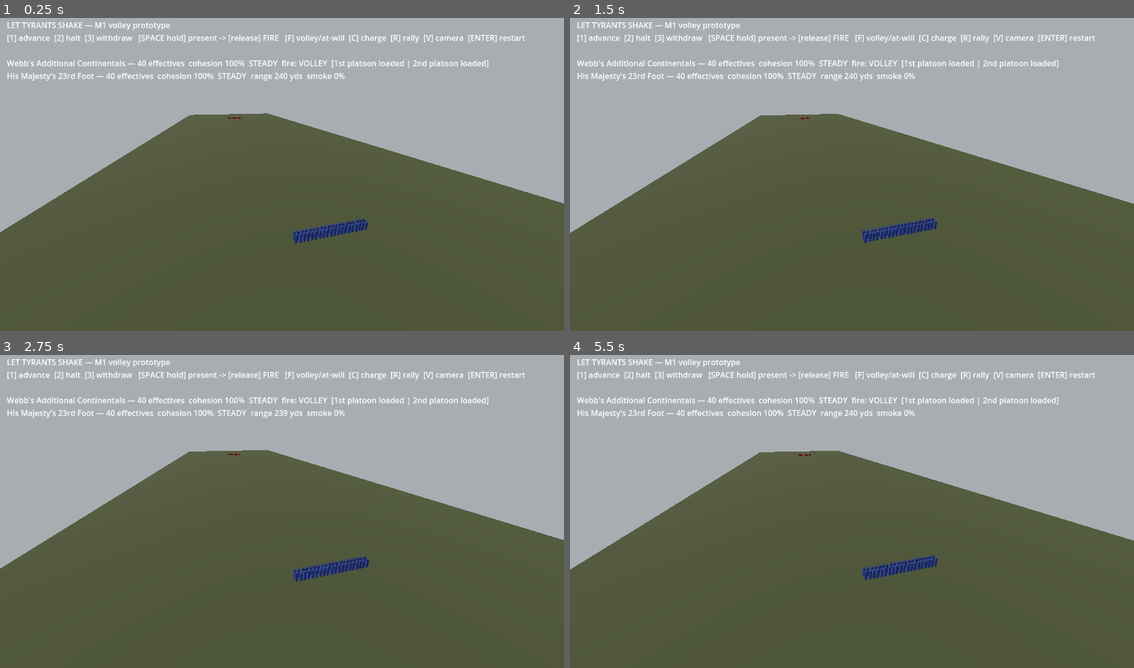
Above: before the commit, frames 1-4 (two rows, left to right).
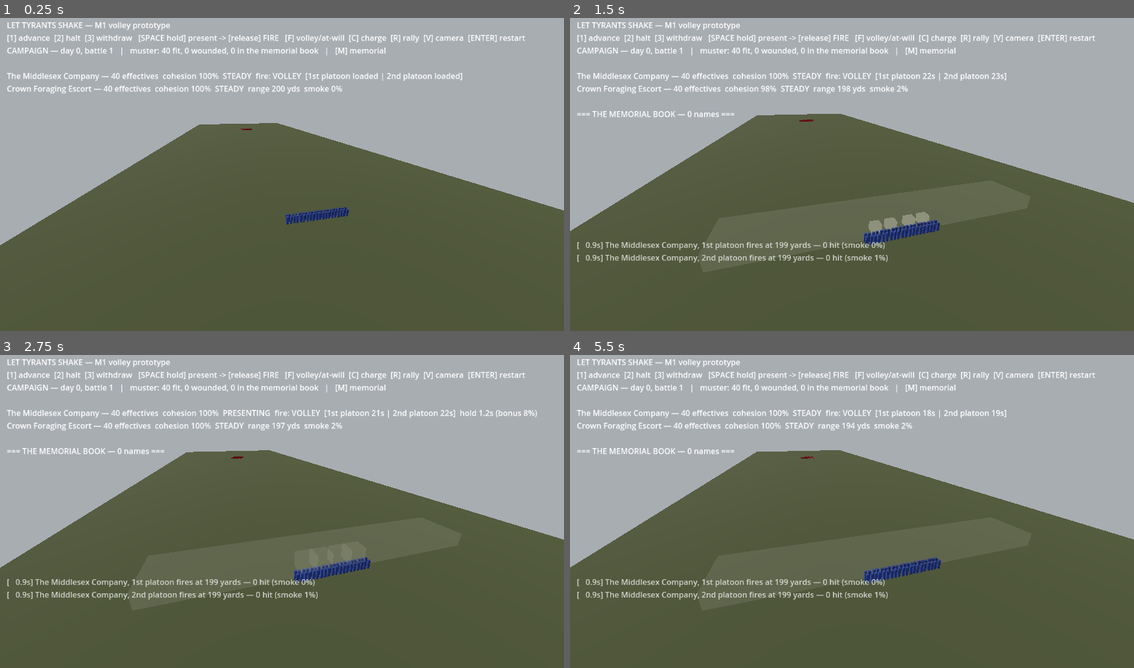
Above: after the commit, the same moments.

Repository: brassica-research/AmGameDev
Game: Godot game, scene res://scenes/main.tscn
Two runs of this game, one before a commit and one after it. Both use one fixed random seed, a clock stepped at 60 frames per second and the inputs below.
Inputs:
- Up to frame 1 (0.25 s): no input
- Up to frame 2 (1.5 s): tap Enter at 0.5, 0.8, 1.35 s; tap M at 0.6 s; tap Space at 0.77 s
- Up to frame 3 (2.75 s): tap Space at 1.52 s; tap M at 1.55, 2.1 s; tap Enter at 2.3 s
- Up to frame 4 (5.5 s): tap Enter at 2.85, 3.8, 5.3 s; tap Space at 3.02, 3.77, 4.52 s; tap M at 3.05, 4.55 s; tap 1 at 3.6 s; tap 2 at 4.35 s; tap 3 at 5.1 s

The runs differ from the first frame. In frame 1, 6.5% of the frame differs, in the area x 0-100%, y 9-73%; in frame 2, 4.8%; in frame 3, 5.2%; in frame 4, 4.6%.

Commit message:
The muster roll: persistent named soldiers, permadeath, and the campaign loop
The Tears-of-Metal core, made real (docs/02 'The brigade'):

- src/campaign/roster.gd: the persistent company - soldiers generated
  with names (including documented Black patriots' given names), home
  towns, ages, enlistment dates, and traits; a memorial book that only
  grows; wound recovery that heals or kills after weeks in camp;
  battle-earned veterancy (2/5/9 battles -> Drilled/Regular/Veteran)
- Company drill is the average of its standing soldiers' earned drill:
  losing veterans mechanically weakens the line, the design's central
  hook, now covered by a test
- Battles borrow the roster's actual SimSoldier objects by reference -
  every casualty the sim inflicts is already on the muster roll when
  the smoke clears (Brigade.from_roster)
- GameState reworked as campaign keeper: save/load to
  user://muster_roll.json with backup-on-every-write (docs/07 sacred-
  file rule), saved RNG stream so a reloaded campaign continues
  exactly, battle seeds drawn from the stream (quitting mid-battle
  replays the same battle)
- Manual play now defaults to the campaign: battle -> after-action
  butcher's bill by name -> ENTER -> fourteen days in camp (wounds
  mend or don't, recruits fill the ranks) -> march again; M opens the
  memorial book; no mid-battle restarts - the roll is the roll
- Four new headless tests: casualty flow-back by reference, veterancy
  and drill degradation, deterministic wound recovery, byte-identical
  save/load round trip

Co-Authored-By: Claude Fable 5 <noreply@anthropic.com>
Claude-Session: https://claude.ai/code/session_011s6bQt1Uq6U6CpxEsZ7XW3

Diff:
--- /dev/null
+++ b/game/src/campaign/roster.gd
@@ -0,0 +1,201 @@
+class_name Roster
+extends RefCounted
+## The muster roll: the persistent company of named soldiers that is the
+## game's emotional ledger (docs/02 "The brigade"). Battles borrow the
+## ACTUAL SimSoldier objects, so casualties flow back here by reference;
+## after-action moves the dead to the memorial book — permanently.
+## Pure logic, no Nodes, no autoload dependencies: fully testable headless.
+
+## Period-plausible pools; production replaces these with sampling from
+## digitized muster rolls (docs/02). Names include documented Black
+## patriots' given names (Prince, Cato, Cuff, Salem — see docs/04).
+const GIVEN := ["Ebenezer", "Josiah", "Amos", "Silas", "Prince", "Cato",
+	"Nathan", "Elijah", "Asa", "Jonas", "Seth", "Reuben", "Cuff", "Salem",
+	"Isaac", "Moses", "Levi", "Jabez", "Obadiah", "Peleg", "Zadok",
+	"William", "John", "Thomas", "Samuel", "Joseph", "Benjamin", "David",
+	"Jonathan", "Timothy", "Abner", "Caleb", "Eli", "Ezra", "Gideon",
+	"Hezekiah", "Israel", "Nathaniel", "Oliver", "Phineas", "Solomon"]
+const SURNAMES := ["Parker", "Hosmer", "Buttrick", "Davis", "Munroe",
+	"Estabrook", "Whittemore", "Barrett", "Brown", "Hayward", "Salem",
+	"Prescott", "Glover", "Hale", "Warren", "Dawes", "Cooper", "Tidd",
+	"Adams", "Bailey", "Chandler", "Cutler", "Eaton", "Fiske", "Gould",
+	"Harrington", "Ingalls", "Jewett", "Kimball", "Lawrence", "Mead",
+	"Nutting", "Osgood", "Pratt", "Reed", "Stearns", "Thorp", "Upham",
+	"Varnum", "Wheeler", "Wyman"]
+const TOWNS := ["Acton", "Concord", "Lexington", "Woburn", "Sudbury",
+	"Bedford", "Lincoln", "Menotomy", "Cambridge", "Charlestown",
+	"Watertown", "Medford", "Danvers", "Beverly", "Marblehead", "Salem",
+	"Roxbury", "Dorchester", "Braintree", "Chelmsford"]
+const TRAITS := ["marksman", "steady", "mariner", "old soldier",
+	"fifer", "drummer", "quick hands", "strong as an ox"]
+
+const TRAIT_CHANCE := 0.22
+const DIE_OF_WOUNDS_CHANCE := 0.12
+## Battles survived -> earned drill (docs/02: Green -> Drilled ->
+## Veteran -> Old Guard track, mapped onto Formation.Drill).
+const VETERANCY_TIERS := [
+	[9, Formation.Drill.VETERAN],
+	[5, Formation.Drill.REGULAR],
+	[2, Formation.Drill.DRILLED],
+]
+
+var company_name := ""
+var day := 0                    # campaign day counter
+var founded_seed := 0
+var soldiers: Array[SimSoldier] = []
+var memorial: Array[Dictionary] = []   # the book of the dead — never shrinks
+var _next_id := 0
+
+
+static func muster_new(name: String, count: int, seed_value: int) -> Roster:
+	var r := Roster.new()
+	r.company_name = name
+	r.founded_seed = seed_value
+	var rng := RandomNumberGenerator.new()
+	rng.seed = seed_value
+	for i in count:
+		r.soldiers.append(r._generate(rng))
+	return r
+
+
+func _generate(rng: RandomNumberGenerator) -> SimSoldier:
+	var s := SimSoldier.new()
+	s.id = _next_id
+	_next_id += 1
+	s.given_name = GIVEN[rng.randi() % GIVEN.size()]
+	s.surname = SURNAMES[rng.randi() % SURNAMES.size()]
+	s.home_town = TOWNS[rng.randi() % TOWNS.size()]
+	s.age = 16 + int(pow(rng.randf(), 1.5) * 29.0)  # young army, some greybeards
+	s.enlisted = "campaign day %d" % day
+	if rng.randf() < TRAIT_CHANCE:
+		s.traits.append(TRAITS[rng.randi() % TRAITS.size()])
+	return s
+
+
+func fit_soldiers() -> Array[SimSoldier]:
+	var out: Array[SimSoldier] = []
+	for s in soldiers:
+		if s.status == SimSoldier.Status.FIT:
+			out.append(s)
+	return out
+
+
+func fit_count() -> int:
+	return fit_soldiers().size()
+
+
+func wounded_count() -> int:
+	var n := 0
+	for s in soldiers:
+		if s.status == SimSoldier.Status.WOUNDED:
+			n += 1
+	return n
+
+
+## The company's fighting quality is its soldiers': the average earned
+## drill of the men actually standing. Losing veterans LOWERS this —
+## the Tears-of-Metal hook, made mechanical (docs/01 pillar 1).
+func company_drill() -> int:
+	var fit := fit_soldiers()
+	if fit.is_empty():
+		return Formation.Drill.MILITIA
+	var total := 0
+	for s in fit:
+		total += s.drill_level
+	return clampi(int(float(total) / float(fit.size())), 0, Formation.Drill.VETERAN)
+
+
+## The butcher's bill. `fought` is the battle brigade's soldier list —
+## the same objects, already status-marked by the sim. Returns a report
+## for the after-action screen.
+func apply_after_action(fought: Array[SimSoldier], rng: RandomNumberGenerator) -> Dictionary:
+	var killed: Array[String] = []
+	var wounded: Array[String] = []
+	for s in fought:
+		match s.status:
+			SimSoldier.Status.DEAD:
+				killed.append("%s of %s, aged %d" % [s.display_name(), s.home_town, s.age])
+				_bury(s, "killed in action, campaign day %d" % day)
+			SimSoldier.Status.WOUNDED:
+				s.recovery_days = 14 + rng.randi_range(0, 45)
+				s.battles += 1
+				wounded.append("%s (%d weeks)" % [s.display_name(), ceili(float(s.recovery_days) / 7.0)])
+			SimSoldier.Status.FIT:
+				s.battles += 1
+	_update_veterancy()
+	return {
+		"killed": killed,
+		"wounded": wounded,
+		"fit": fit_count(),
+		"wounded_total": wounded_count(),
+		"drill": company_drill(),
+		"memorial_total": memorial.size(),
+	}
+
+
+## Camp time: wounds close or kill; the campaign calendar advances.
+func advance_days(days: int, rng: RandomNumberGenerator) -> void:
+	day += days
+	for s in soldiers.duplicate():  # _bury() may remove entries
+		if s.status != SimSoldier.Status.WOUNDED:
+			continue
+		s.recovery_days -= days
+		if s.recovery_days <= 0:
+			if rng.randf() < DIE_OF_WOUNDS_CHANCE:
+				s.status = SimSoldier.Status.DEAD
+				_bury(s, "died of wounds, campaign day %d" % day)
+			else:
+				s.status = SimSoldier.Status.FIT
+				s.recovery_days = 0
+
+
+## Fresh men from the recruiting party: green, unknown, and about to
+## stand next to veterans who remember everyone they've replaced.
+func recruit(count: int, rng: RandomNumberGenerator) -> Array[String]:
+	var names: Array[String] = []
+	for i in count:
+		var s := _generate(rng)
+		soldiers.append(s)
+		names.append(s.display_name())
+	return names
+
+
+func _bury(s: SimSoldier, fate: String) -> void:
+	var d := s.to_dict()
+	d["fate"] = fate
+	memorial.append(d)
+	soldiers.erase(s)
+
+
+func _update_veterancy() -> void:
+	for s in soldiers:
+		for tier in VETERANCY_TIERS:
+			if s.battles >= int(tier[0]):
+				s.drill_level = maxi(s.drill_level, int(tier[1]))
+				break
+
+
+func to_dict() -> Dictionary:
+	var soldier_dicts: Array = []
+	for s in soldiers:
+		soldier_dicts.append(s.to_dict())
+	return {
+		"company_name": company_name,
+		"day": day,
+		"founded_seed": founded_seed,
+		"next_id": _next_id,
+		"soldiers": soldier_dicts,
+		"memorial": memorial,
+	}
+
+
+static func from_dict(d: Dictionary) -> Roster:
+	var r := Roster.new()
+	r.company_name = d.get("company_name", "")
+	r.day = int(d.get("day", 0))
+	r.founded_seed = int(d.get("founded_seed", 0))
+	r._next_id = int(d.get("next_id", 0))
+	for sd in d.get("soldiers", []):
+		r.soldiers.append(SimSoldier.from_dict(sd))
+	r.memorial.assign(d.get("memorial", []))
+	return r
--- a/game/src/combat/brigade.gd
+++ b/game/src/combat/brigade.gd
@@ -18,6 +18,17 @@
 var formation := Formation.new()
 var cohesion: float = 1.0
 var volleys_fired: int = 0
+
+
+## Wrap a persistent roster for battle: the SAME SimSoldier objects, so
+## every casualty the sim inflicts is already on the muster roll when
+## the smoke clears (docs/02: the muster roll is the emotional ledger).
+static func from_roster(roster: Roster) -> Brigade:
+	var b := Brigade.new()
+	b.display_name = roster.company_name
+	b.soldiers = roster.fit_soldiers()
+	b.formation.drill = roster.company_drill()
+	return b
 
 
 static func muster_company(name: String, count: int, drill_level: int,
--- a/game/src/combat/formation.gd
+++ b/game/src/combat/formation.gd
@@ -10,6 +10,8 @@
 ## changes shape. Valley Forge's von Steuben questline literally raises
 ## this (docs/02, docs/03 mission 2.H2).
 enum Drill { MILITIA, DRILLED, REGULAR, VETERAN }
+
+const DRILL_NAMES := ["Militia", "Drilled", "Regular", "Veteran"]
 
 ## Seconds to change formation shape, by drill level. Militia reforming
 ## under fire is where battles are lost.
--- a/game/src/combat/soldier.gd
+++ b/game/src/combat/soldier.gd
@@ -10,11 +10,13 @@
 var given_name: String
 var surname: String
 var home_town: String = ""
+var age: int = 20
 var enlisted: String = ""       # ISO date; enlistments EXPIRE (docs/02)
 var enlistment_ends: String = ""
 var drill_level: int = 0        # Formation.Drill
 var status: int = Status.FIT
 var battles: int = 0
+var recovery_days: int = 0      # for WOUNDED: days until fit (or the grave)
 var traits: Array[String] = []  # e.g. "marksman", "mariner", "steady"
 
 
@@ -25,9 +27,10 @@
 func to_dict() -> Dictionary:
 	return {
 		"id": id, "given_name": given_name, "surname": surname,
-		"home_town": home_town, "enlisted": enlisted,
+		"home_town": home_town, "age": age, "enlisted": enlisted,
 		"enlistment_ends": enlistment_ends, "drill_level": drill_level,
-		"status": status, "battles": battles, "traits": traits,
+		"status": status, "battles": battles,
+		"recovery_days": recovery_days, "traits": traits,
 	}
 
 
@@ -37,10 +40,12 @@
 	s.given_name = d.get("given_name", "")
 	s.surname = d.get("surname", "")
 	s.home_town = d.get("home_town", "")
+	s.age = int(d.get("age", 20))
 	s.enlisted = d.get("enlisted", "")
 	s.enlistment_ends = d.get("enlistment_ends", "")
 	s.drill_level = int(d.get("drill_level", 0))
 	s.status = int(d.get("status", Status.FIT))
 	s.battles = int(d.get("battles", 0))
+	s.recovery_days = int(d.get("recovery_days", 0))
 	s.traits.assign(d.get("traits", []))
 	return s
--- a/game/src/core/game_state.gd
+++ b/game/src/core/game_state.gd
@@ -1,51 +1,112 @@
 extends Node
-## Autoload: the campaign's persistent state. The muster roll is the
-## sacred object — the game's emotional ledger (docs/02-game-design.md).
-## Everything here must be serializable to versioned JSON.
+## Autoload: the campaign's persistent state and its file IO. The muster
+## roll is the sacred object (docs/02, docs/07): it is backed up on
+## every write, and the dead are never deleted. All campaign randomness
+## flows through one seeded, state-saved RNG so a reloaded campaign
+## continues exactly where it left off.
 
-const SAVE_VERSION := 1
+const SAVE_VERSION := 2
+const SAVE_PATH := "user://muster_roll.json"
+const BACKUP_PATH := "user://muster_roll.backup.json"
+const COMPANY_STRENGTH := 40
 
-## The player's persistent army: Array of soldier dictionaries
-## (see Brigade/SimSoldier for the runtime form). Names, enlistment
-## dates, drill level, wounds, fate. Dead soldiers move to memorial_roll
-## and NEVER get deleted.
-var muster_roll: Array[Dictionary] = []
-var memorial_roll: Array[Dictionary] = []
-
-## Campaign position & flags.
-var current_mission_id: String = ""
-var campaign_flags: Dictionary = {}  # e.g. {"path_b_saratoga": true, "inoculated": true}
+var roster: Roster = null
+var battles_fought := 0
+var campaign_rng := RandomNumberGenerator.new()
 
 ## Economy (docs/02): hard money vs depreciating Continental paper.
-var specie: int = 0
-var continental_dollars: int = 0
-var paper_exchange_rate: float = 1.0  # rises act by act — inflation as history
+## Wired into the hub loop in a later milestone; persisted now.
+var specie := 0
+var continental_dollars := 0
+var paper_exchange_rate := 1.0
 
 
-func record_death(soldier: Dictionary, mission_id: String, date: String) -> void:
-	soldier["fate"] = {"mission": mission_id, "date": date}
-	memorial_roll.append(soldier)
+## Load the saved campaign, or found a new company if none exists.
+func ensure_campaign() -> void:
+	if roster != null:
+		return
+	if _load():
+		return
+	new_campaign(int(Time.get_unix_time_from_system()) & 0x7FFFFFFF)
 
 
-func to_save_dict() -> Dictionary:
-	return {
+func new_campaign(seed_value: int) -> void:
+	campaign_rng.seed = seed_value
+	roster = Roster.muster_new("The Middlesex Company", COMPANY_STRENGTH, seed_value)
+	battles_fought = 0
+	save()
+
+
+## Each engagement's sim seed comes from the campaign stream — and the
+## stream's state is saved at after-action, so quitting mid-battle
+## replays the SAME battle, not a fresh roll of the dice.
+func next_battle_seed() -> int:
+	return int(campaign_rng.randi())
+
+
+## After-action: apply the butcher's bill to the roster and persist.
+func finish_battle(sim: BattleSim) -> Dictionary:
+	var pc := sim.get_company("continentals")
+	var report := roster.apply_after_action(pc.brigade.soldiers, campaign_rng)
+	battles_fought += 1
+	report["battle"] = battles_fought
+	report["victory"] = sim.winner_side == 0
+	save()
+	return report
+
+
+## Camp between engagements: wounds close or kill, recruits fill the
+## ranks back toward strength — green men beside the veterans.
+func rest_and_refit(days: int) -> Array[String]:
+	roster.advance_days(days, campaign_rng)
+	var need := COMPANY_STRENGTH - roster.soldiers.size()
+	var recruits: Array[String] = []
+	if need > 0:
+		recruits = roster.recruit(need, campaign_rng)
+	save()
+	return recruits
+
+
+func save() -> void:
+	if roster == null:
+		return
+	var data := {
 		"version": SAVE_VERSION,
-		"muster_roll": muster_roll,
-		"memorial_roll": memorial_roll,
-		"current_mission_id": current_mission_id,
-		"campaign_flags": campaign_flags,
+		"battles_fought": battles_fought,
+		"rng_seed": campaign_rng.seed,
+		"rng_state": campaign_rng.state,
 		"specie": specie,
 		"continental_dollars": continental_dollars,
 		"paper_exchange_rate": paper_exchange_rate,
+		"roster": roster.to_dict(),
 	}
+	# The sacred-file rule (docs/07): back up before every write.
+	if FileAccess.file_exists(SAVE_PATH):
+		DirAccess.copy_absolute(ProjectSettings.globalize_path(SAVE_PATH),
+			ProjectSettings.globalize_path(BACKUP_PATH))
+	var f := FileAccess.open(SAVE_PATH, FileAccess.WRITE)
+	if f == null:
+		push_error("GameState: cannot write %s" % SAVE_PATH)
+		return
+	f.store_string(JSON.stringify(data, "\t"))
 
 
-func load_save_dict(data: Dictionary) -> void:
+func _load() -> bool:
+	if not FileAccess.file_exists(SAVE_PATH):
+		return false
+	var f := FileAccess.open(SAVE_PATH, FileAccess.READ)
+	if f == null:
+		return false
+	var data: Variant = JSON.parse_string(f.get_as_text())
+	if data is not Dictionary:
+		push_error("GameState: corrupt save — see %s for the backup" % BACKUP_PATH)
+		return false
 	# Version migrations live here as the schema evolves.
-	muster_roll.assign(data.get("muster_roll", []))
-	memorial_roll.assign(data.get("memorial_roll", []))
-	current_mission_id = data.get("current_mission_id", "")
-	campaign_flags = data.get("campaign_flags", {})
+	roster = Roster.from_dict(data.get("roster", {}))
+	battles_fought = int(data.get("battles_fought", 0))
+	campaign_rng.seed = int(data.get("rng_seed", 0))
+	campaign_rng.state = int(data.get("rng_state", 0))
 	specie = int(data.get("specie", 0))
 	continental_dollars = int(data.get("continental_dollars", 0))
 	paper_exchange_rate = float(data.get("paper_exchange_rate", 1.0))
+	return true
--- a/game/src/presentation/battle_scene.gd
+++ b/game/src/presentation/battle_scene.gd
@@ -9,10 +9,13 @@
 ##   SPACE (hold) Present … (release) FIRE
 ##   F toggle volley fire <-> fire at will
 ##   C fix bayonets & charge · R rally
-##   V toggle cinematic camera · ENTER restart
+##   V toggle cinematic camera · M memorial book (campaign)
+##   ENTER: campaign — march again after the after-action; demos — restart
 ##
-## Demo mode (used by the capture workflow): pass user args after `--`,
+## Manual play defaults to the CAMPAIGN: your persistent muster roll
+## fights, bleeds, heals, and is saved (docs/02). Scenario args after `--`:
 ##   --auto                    player company is AI-driven (auto-battle)
+##   --scenario=field          the ephemeral demo battle (no persistence)
 ##   --scenario=night_assault  bayonets-only night storm (Stony Point pattern)
 ##   --lanes=2                 two engagement lanes (four companies)
 ##   --start-range=N           opening distance in yards (field scenario only)
@@ -45,6 +48,9 @@
 var _anim_time := 0.0
 
 var _scenario := "field"
+var _campaign := false
+var _report: Dictionary = {}
+var _show_memorial := false
 var _cinematic := false
 var _shot := SHOT_AERIAL
 var _shot_age := 0.0
@@ -68,11 +74,15 @@
 func _ready() -> void:
 	var args := _parse_user_args()
 	_auto = args.has("auto")
-	_scenario = String(args.get("scenario", "field"))
+	_scenario = String(args.get("scenario", "field" if _auto else "campaign"))
 	_lanes = clampi(int(String(args.get("lanes", "1"))), 1, 2)
 	_quit_after = float(String(args.get("quit-after", "0")))
 	_cinematic = _auto
-	if _scenario == "night_assault":
+	if _scenario == "campaign":
+		_campaign = true
+		GameState.ensure_campaign()
+		sim = BattleSim.create_campaign_skirmish(GameState.next_battle_seed(), GameState.roster)
+	elif _scenario == "night_assault":
 		sim = BattleSim.create_night_assault(17790716, _auto, _lanes)  # July 16, 1779
 		_shot_max_age = 5.0  # the dark cuts faster
 	else:
@@ -114,6 +124,8 @@
 		_update_camera_cinematic(delta)
 	else:
 		_update_camera_follow()
+	if _campaign and sim.over and _report.is_empty():
+		_report = GameState.finish_battle(sim)  # the bill is paid exactly once
 	_update_hud()
 	if _quit_after > 0.0:
 		_elapsed += delta
@@ -160,7 +172,18 @@
 				else:
 					_order("volley_fire")
 			KEY_V: _cinematic = not _cinematic
-			KEY_ENTER: get_tree().reload_current_scene()
+			KEY_M:
+				if _campaign:
+					_show_memorial = not _show_memorial
+			KEY_ENTER:
+				if _campaign:
+					# No mid-battle restarts in the campaign: the roll is
+					# the roll. March again only once the bill is paid.
+					if not _report.is_empty():
+						GameState.rest_and_refit(14)
+						get_tree().reload_current_scene()
+				else:
+					get_tree().reload_current_scene()
 	else:
 		if key.keycode == KEY_SPACE:
 			_order("fire")
@@ -517,6 +540,11 @@
 	if sim.night:
 		var alarm := "THE ALARM IS RAISED" if sim.alarm_raised else "silence — the columns are undiscovered"
 		lines.append("BAYONETS ONLY — night storm, Stony Point pattern   |   %s" % alarm)
+	if _campaign and GameState.roster != null:
+		lines.append("CAMPAIGN — day %d, battle %d   |   muster: %d fit, %d wounded, %d in the memorial book   |   [M] memorial" % [
+			GameState.roster.day, GameState.battles_fought + (1 if _report.is_empty() else 0),
+			GameState.roster.fit_count(), GameState.roster.wounded_count(),
+			GameState.roster.memorial.size()])
 	lines.append("")
 	if pc != null:
 		var hold_txt := "  hold %.1fs (bonus %.0f%%)" % [pc.present_hold, pc.hold_bonus() * 100.0] \
@@ -543,6 +571,33 @@
 			0: lines.append(">>> The field is yours. <<<")
 			1: lines.append(">>> Your line has been driven from the field. <<<")
 			_: lines.append(">>> Nightfall — the action ends in attrition. <<<")
+	if not _report.is_empty():
+		lines.append("")
+		lines.append("--- AFTER ACTION: the butcher's bill ---")
+		var killed: Array = _report["killed"]
+		if killed.is_empty():
+			lines.append("Killed: none — every man answers the next roll call.")
+		else:
+			lines.append("Killed (%d):" % killed.size())
+			for i in mini(killed.size(), 10):
+				lines.append("    %s" % killed[i])
+			if killed.size() > 10:
+				lines.append("    ...and %d more" % (killed.size() - 10))
+		var wounded: Array = _report["wounded"]
+		if not wounded.is_empty():
+			lines.append("Wounded (%d): %s" % [wounded.size(), ", ".join(wounded)])
+		lines.append("Company drill: %s   |   %d fit for duty" % [
+			Formation.DRILL_NAMES[int(_report["drill"])], int(_report["fit"])])
+		lines.append("[ENTER] Fourteen days in camp — the wounded mend or don't, recruits fill the ranks — then march again.")
+	if _show_memorial and _campaign and GameState.roster != null:
+		lines.append("")
+		lines.append("=== THE MEMORIAL BOOK — %d names ===" % GameState.roster.memorial.size())
+		var book := GameState.roster.memorial
+		for i in range(maxi(0, book.size() - 15), book.size()):
+			var entry: Dictionary = book[i]
+			lines.append("    %s %s of %s — %s" % [
+				entry.get("given_name", "?"), entry.get("surname", "?"),
+				entry.get("home_town", "?"), entry.get("fate", "?")])
 	_hud.text = "\n".join(lines)
 	var tail := sim.battle_log.slice(maxi(0, sim.battle_log.size() - 8))
 	_log_label.text = "\n".join(tail)
--- a/game/src/sim/battle_sim.gd
+++ b/game/src/sim/battle_sim.gd
@@ -53,6 +53,26 @@
 		sim.ais.append(BattleAI.new("crown_2"))
 	if auto_player:
 		sim.ais.append(BattleAI.new("continentals"))
+	return sim
+
+
+## Campaign skirmish: the player's PERSISTENT company (the actual
+## roster soldiers, by reference) against a generated opposing force
+## scaled to its strength. Casualties here are forever.
+static func create_campaign_skirmish(seed_value: int, roster: Roster) -> BattleSim:
+	var sim := BattleSim.new()
+	sim.rng.seed = seed_value
+	var player := BattleCompany.new()
+	player.id = "continentals"
+	player.side = 0
+	player.brigade = Brigade.from_roster(roster)
+	player.pos_y = -100.0
+	player.prev_pos_y = -100.0
+	sim.companies.append(player)
+	var count := clampi(roster.fit_count(), 24, 40)
+	sim.companies.append(make_company("crown", 1, "Crown Foraging Escort",
+		count, Formation.Drill.REGULAR, 100.0, sim.rng, 0))
+	sim.ais.append(BattleAI.new("crown"))
 	return sim
 
 
--- a/game/tests/run_tests.gd
+++ b/game/tests/run_tests.gd
@@ -20,6 +20,10 @@
 	_test_night_assault()
 	_test_full_battle_terminates()
 	_test_determinism()
+	_test_roster_lifecycle()
+	_test_veterancy_and_drill()
+	_test_wound_recovery()
+	_test_roster_persistence_roundtrip()
 	print("")
 	print("%d checks, %d failures" % [checks, failures])
 	quit(1 if failures > 0 else 0)
@@ -204,6 +208,95 @@
 	check(h1 != h3, "different seed => different battle")
 
 
+func _test_roster_lifecycle() -> void:
+	print("\n-- Muster roll: battle casualties flow back by reference")
+	var roster := Roster.muster_new("Test Company", 40, 1775)
+	check(roster.soldiers.size() == 40, "forty men answer the founding muster")
+	var ids := {}
+	var ages_ok := true
+	for s in roster.soldiers:
+		ids[s.id] = true
+		if s.age < 16 or s.age > 45:
+			ages_ok = false
+	check(ids.size() == 40, "every soldier has a unique id")
+	check(ages_ok, "ages fall in the enlistment envelope (16-45)")
+	var rng := RandomNumberGenerator.new()
+	rng.seed = 7
+	var brigade := Brigade.from_roster(roster)
+	check(brigade.effectives() == 40, "the battle brigade borrows the fit men")
+	brigade.take_casualties(10, rng)
+	check(roster.fit_count() == 30, "sim casualties land on the roster itself — same objects")
+	var report := roster.apply_after_action(brigade.soldiers, rng)
+	var killed: Array = report["killed"]
+	var wounded: Array = report["wounded"]
+	check(killed.size() + wounded.size() == 10, "the butcher's bill accounts for every man down")
+	check(roster.memorial.size() == killed.size(), "the dead enter the memorial book")
+	check(roster.soldiers.size() == 40 - killed.size(), "the dead leave the muster roll")
+	var battles_counted := true
+	for s in roster.soldiers:
+		if s.battles != 1:
+			battles_counted = false
+	check(battles_counted, "survivors and wounded alike are credited the battle")
+
+
+func _test_veterancy_and_drill() -> void:
+	print("\n-- Veterancy: losing veterans lowers the line")
+	var roster := Roster.muster_new("Vets & Recruits", 40, 42)
+	for i in roster.soldiers.size():
+		roster.soldiers[i].battles = 9 if i < 20 else 0
+	roster._update_veterancy()
+	check(roster.soldiers[0].drill_level == Formation.Drill.VETERAN,
+		"nine battles makes a veteran")
+	check(roster.soldiers[39].drill_level == Formation.Drill.MILITIA,
+		"a green recruit is still militia")
+	var mixed := roster.company_drill()
+	for i in 20:
+		roster.soldiers[i].status = SimSoldier.Status.DEAD
+	var gutted := roster.company_drill()
+	check(mixed > gutted, "kill the veterans and the company's drill rating falls")
+
+
+func _test_wound_recovery() -> void:
+	print("\n-- Hospital: wounds close or kill, deterministically")
+	var roster := Roster.muster_new("Invalids", 20, 99)
+	var rng := RandomNumberGenerator.new()
+	rng.seed = 99
+	for s in roster.soldiers:
+		s.status = SimSoldier.Status.WOUNDED
+		s.recovery_days = 10
+	roster.advance_days(14, rng)
+	var fit := roster.fit_count()
+	var buried := roster.memorial.size()
+	check(fit + buried == 20, "every wounded man either returns or is buried")
+	check(fit > 0, "most wounds heal")
+	check(roster.day == 14, "the campaign calendar advances")
+	var still := Roster.muster_new("Long Cases", 5, 99)
+	for s in still.soldiers:
+		s.status = SimSoldier.Status.WOUNDED
+		s.recovery_days = 100
+	still.advance_days(14, rng)
+	check(still.wounded_count() == 5, "long recoveries stay in hospital")
+
+
+func _test_roster_persistence_roundtrip() -> void:
+	print("\n-- Persistence: the muster roll survives the save file")
+	var roster := Roster.muster_new("Round Trip Company", 40, 1783)
+	var rng := RandomNumberGenerator.new()
+	rng.seed = 3
+	var brigade := Brigade.from_roster(roster)
+	brigade.take_casualties(8, rng)
+	roster.apply_after_action(brigade.soldiers, rng)
+	roster.advance_days(30, rng)
+	var a := JSON.stringify(roster.to_dict())
+	var b := JSON.stringify(Roster.from_dict(JSON.parse_string(a)).to_dict())
+	check(a == b, "save -> load -> save is byte-identical")
+	var restored := Roster.from_dict(JSON.parse_string(a))
+	check(restored.memorial.size() == roster.memorial.size(),
+		"the memorial book crosses the save intact")
+	check(restored.company_drill() == roster.company_drill(),
+		"drill rating survives the round trip")
+
+
 func _run_hash_trace(seed_value: int) -> Array[int]:
 	var sim := BattleSim.create_demo(seed_value, true)
 	var trace: Array[int] = []
Not shown, changed: docs/09-roadmap.md
